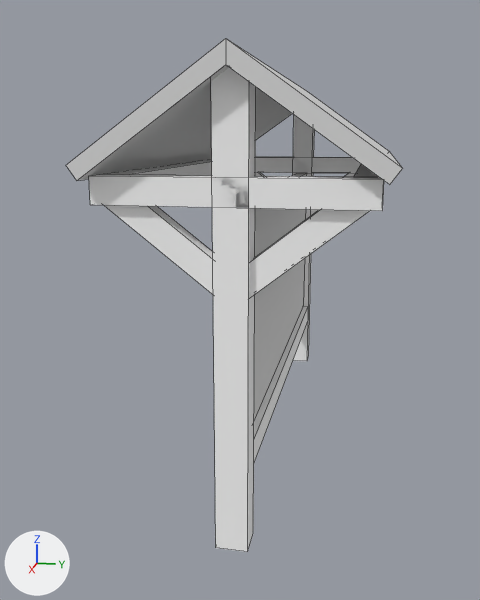
What one commit did to the Blender file scripts/jobs/resources/bricks.blend.
Camera for both pictures: a 50 mm camera at (13.53, 3.89, 6.13) aimed at (0.35, 1.25, 2.83). Arrows for +X, +Y and +Z are at lower left; the lights stay in place. Mesh edges are drawn as thin lines. Objects named as collision shapes, trigger or cutter boxes, shadow casters or lower levels of detail are left out.

In view in the first picture: 'bulletinboard'.
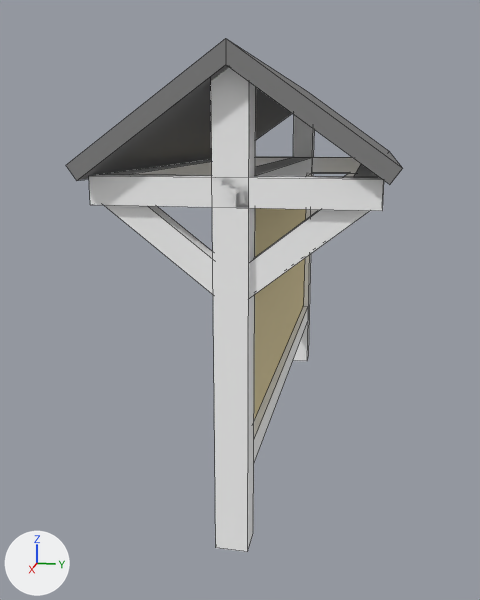
Boxes [x1, y1, x2, y2] around the edits, measured in the pictures (480 x 600 px):
'bulletinboard', recoloured, reshaped
    both: [66, 38, 403, 552]
part 1 of me_cube_001, added
    after: [255, 157, 312, 176]
part 2 of me_cube_001, recoloured
    both: [254, 208, 306, 420]

What changed in the scene script:
```text
Change mat_blank_csub:
    mat_blank_csub.base_color: (0.75, 0.75, 0.75) -> (0.25, 0.25, 0.25)  # light grey #e1e1e1 -> grey #898989
Add mat_corkboard:
    mat_corkboard = diffuse_material('corkboard')
    mat_corkboard.base_color = (0.8, 0.687, 0.408)  # beige #e7d8ab
Change me_cube_001:
    used by ob_bulletinboard; location = (0.0, 2.0, 3.6)
    remove me_cube_001.from_pydata(...)  # 108 vertices, 72 faces; spans x -5.0..5.0, y -2.21..2.21, z -3.6..3.7
    add me_cube_001.from_pydata(...)  # 116 vertices, 72 faces; spans x -5.0..5.0, y -2.21..2.21, z -3.6..3.7
    me_cube_001 part 1: the loose piece of 8 vertices spanning x -4.25..4.25, y -0.25..0.25, z -2.4..-2.0 is copied, and the copy is moved by (0.0, 0.0, 4.0); it spans x -4.25..4.25, y -0.25..0.25, z 1.6..2.0
    me_cube_001 part 2: 2 faces spanning x -4.25..4.25, y -0.13..0.12, z -2.0..1.6 switch from mat_blank_csub (light grey #e1e1e1) to mat_corkboard (beige #e7d8ab)
```
